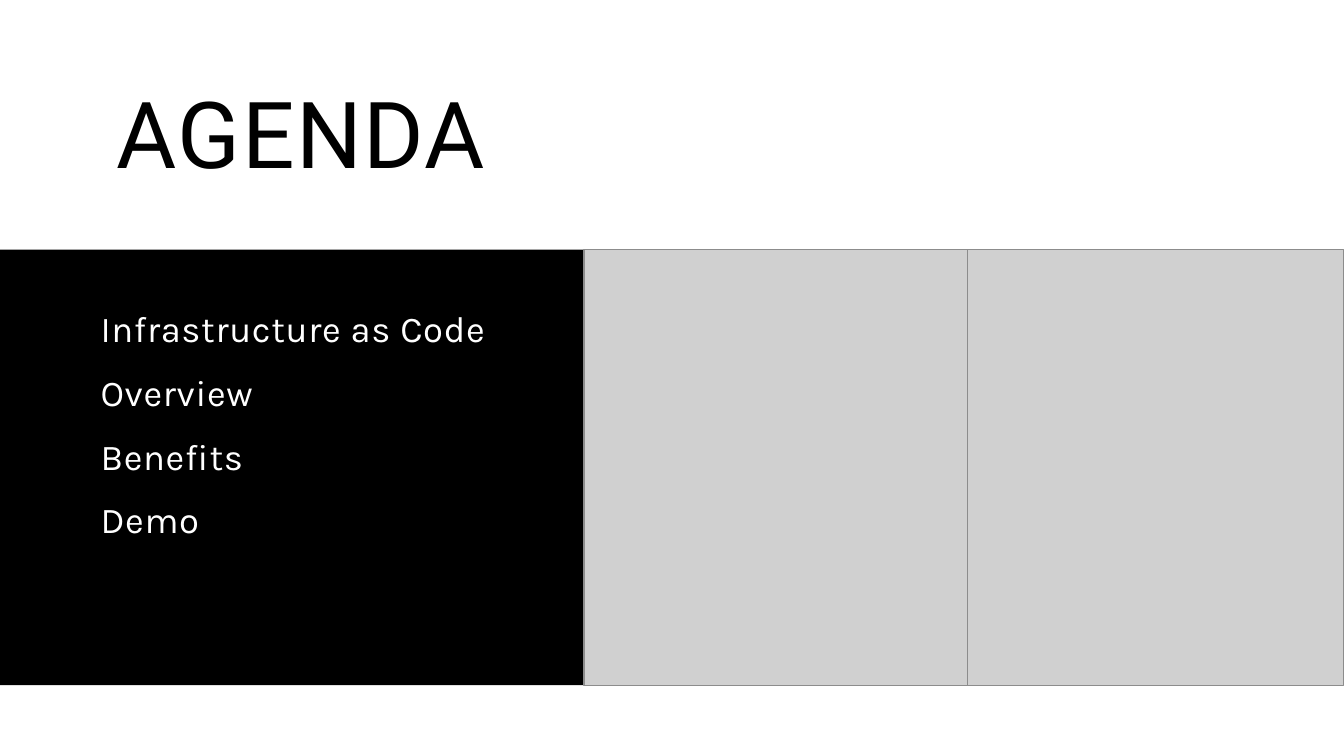
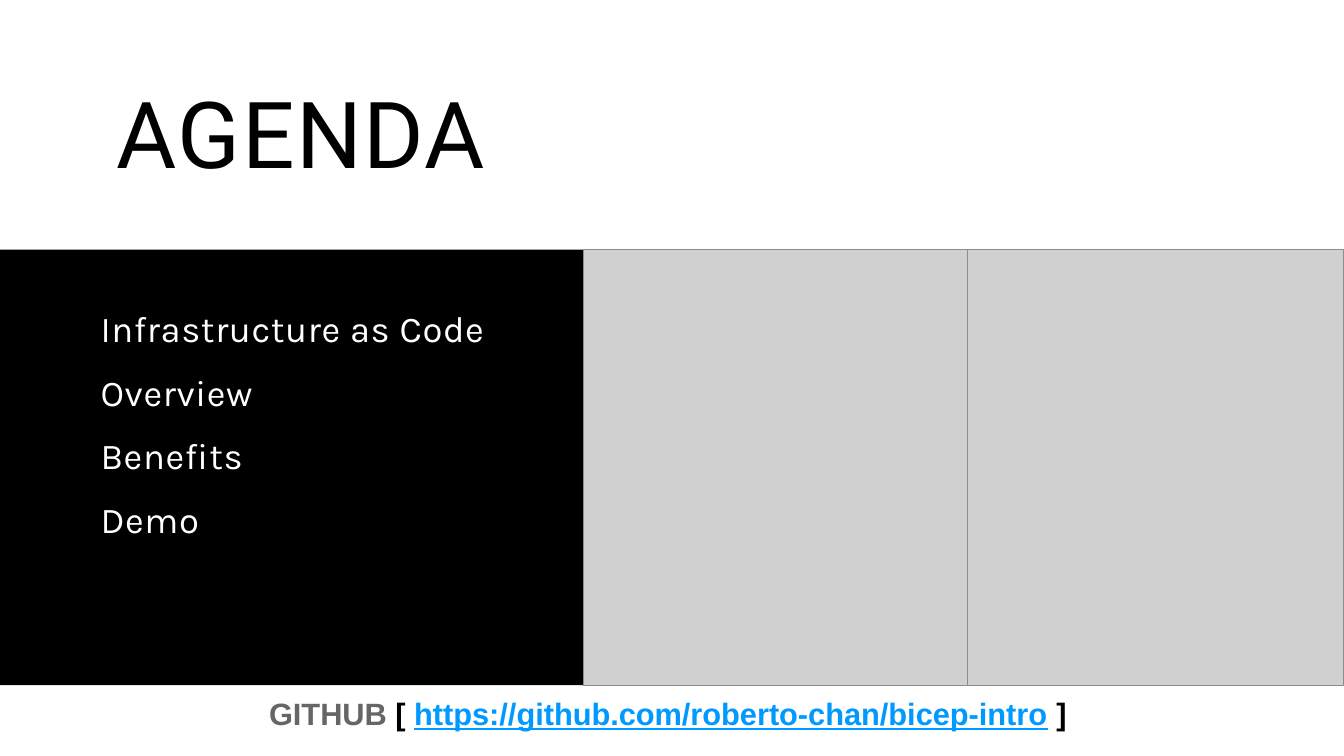
Before and after one commit to roberto-chan/bicep-intro, a slide deck: slide 2 of BicepIntro.pptx. Drawn at 1344x756 pixels with LibreOffice and Linux fonts; fonts in the diff are those of the drawing; grey boxes stand for pictures. Boxes give left, top, right and bottom in pixels: in the first picture for what was removed or moved away, otherwise in the second. Text is boxed around its words. In the diff, an @@ line names an element or a change of style, - is before the commit and + after.

Commit message:
added github link to pptx

```diff
--- a/BicepIntro.pptx
+++ b/BicepIntro.pptx
@@ text added at box(269, 702, 1047, 731), 22 pt, text #0099FF, bold, underline @@
+GITHUB [ https://github.com/roberto-chan/bicep-intro ]
```
Also in this commit, not shown: 5 other slides changed.
